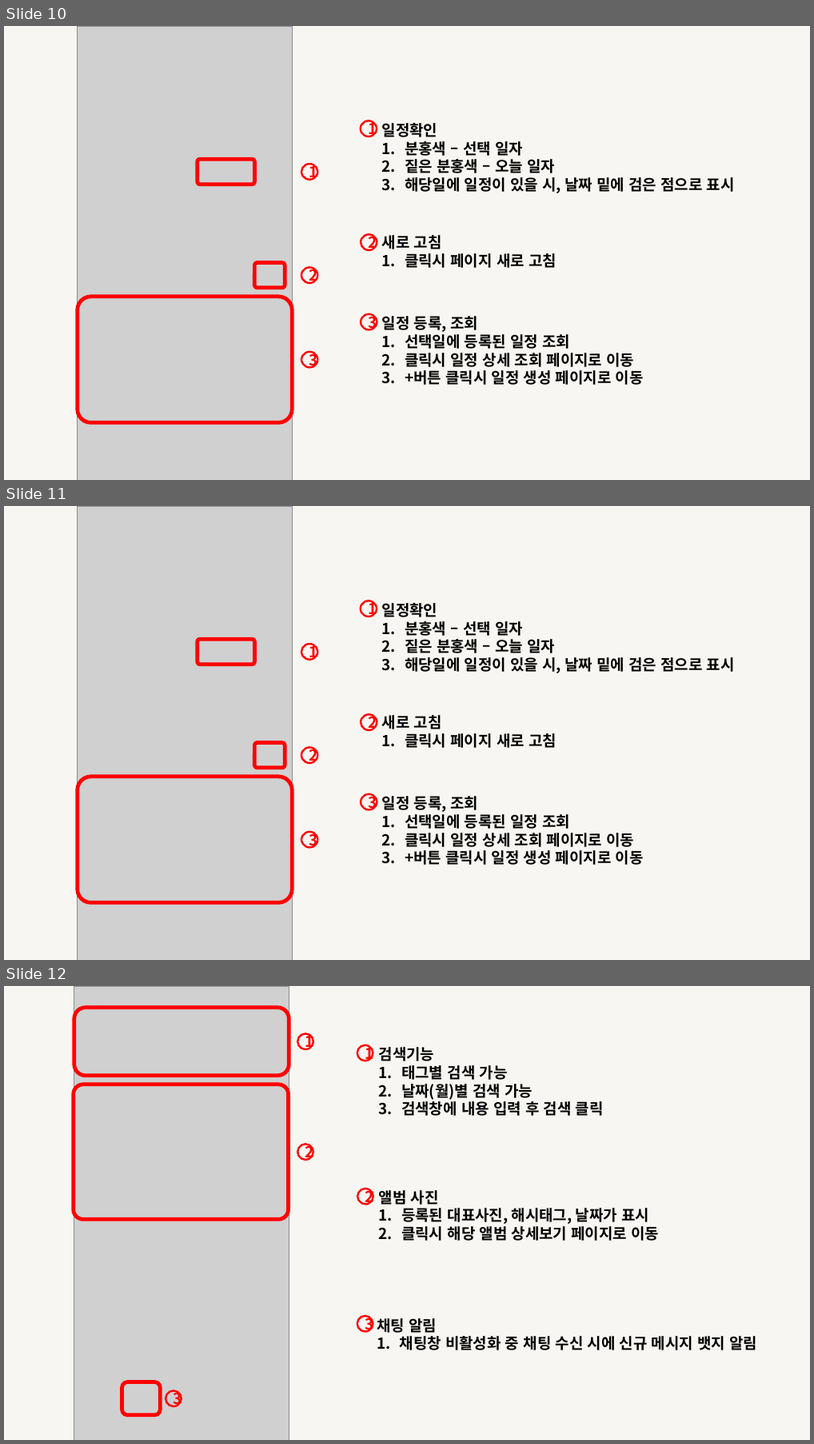
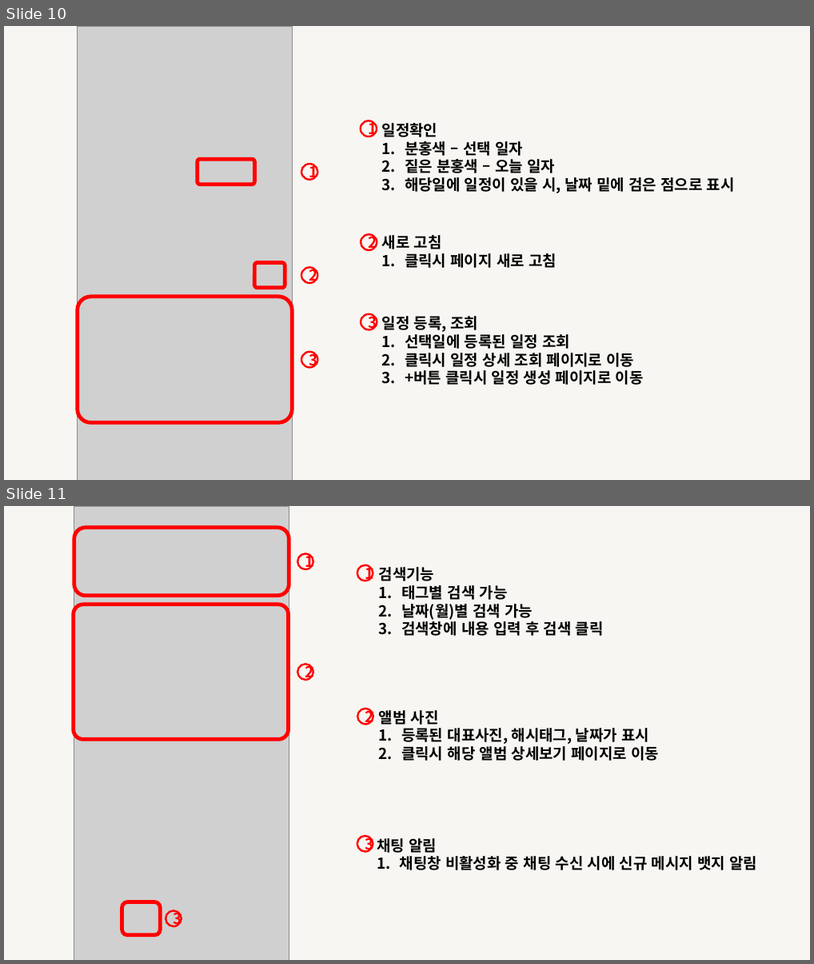
Before and after one commit to ChanggiJeon/dodamdodam, a slide deck: exec/4. 시연 시나리오/도담도담_시연시나리오.pptx. Shown one above the other, each under a label of ours: slides 10, 11 and 12 before the commit, slides 10 and 11 after it. The pictures are 814x1444 and 814x964 pixels, drawn with LibreOffice and Linux fonts; fonts in the diff are those of the drawing; grey boxes stand for pictures. Boxes give left, top, right and bottom in pixels: in the first picture for what was removed or moved away, otherwise in the second. Text is boxed around its words. In the diff, an @@ line names an element or a change of style, - is before the commit and + after.

Commit message:
Feat/EXEC : Fix ppt

```diff
--- a/exec/4. 시연 시나리오/도담도담_시연시나리오.pptx
+++ b/exec/4. 시연 시나리오/도담도담_시연시나리오.pptx
@@ slide 11 removed at (4, 506, 810, 960), background #F7F6F2 @@
@@ picture removed at (77, 506, 292, 960) @@
@@ ellipse removed at (361, 601, 378, 616) @@
-1
@@ text removed at (382, 603, 735, 673) @@
-일정확인
-1. 분홍색 – 선택 일자
-2. 짙은 분홍색 – 오늘 일자
-3. 해당일에 일정이 있을 시, 날짜 밑에 검은 점으로 표시
@@ rounded rectangle removed at (198, 639, 255, 664) @@
@@ ellipse removed at (302, 644, 318, 660) @@
-1
@@ ellipse removed at (361, 714, 378, 730) @@
-2
@@ text removed at (382, 715, 557, 748) @@
-새로 고침
-1. 클릭시 페이지 새로 고침
@@ rounded rectangle removed at (255, 743, 286, 768) @@
@@ ellipse removed at (302, 748, 318, 763) @@
-2
@@ rounded rectangle removed at (77, 776, 292, 902) @@
@@ ellipse removed at (361, 794, 378, 810) @@
-3
@@ text removed at (382, 796, 644, 864) @@
-일정 등록, 조회
-1. 선택일에 등록된 일정 조회
-2. 클릭시 일정 상세 조회 페이지로 이동
-3. +버튼 클릭시 일정 생성 페이지로 이동
@@ ellipse removed at (302, 832, 318, 847) @@
-3
@@ what was slide 12 is now slide 11 @@
```
